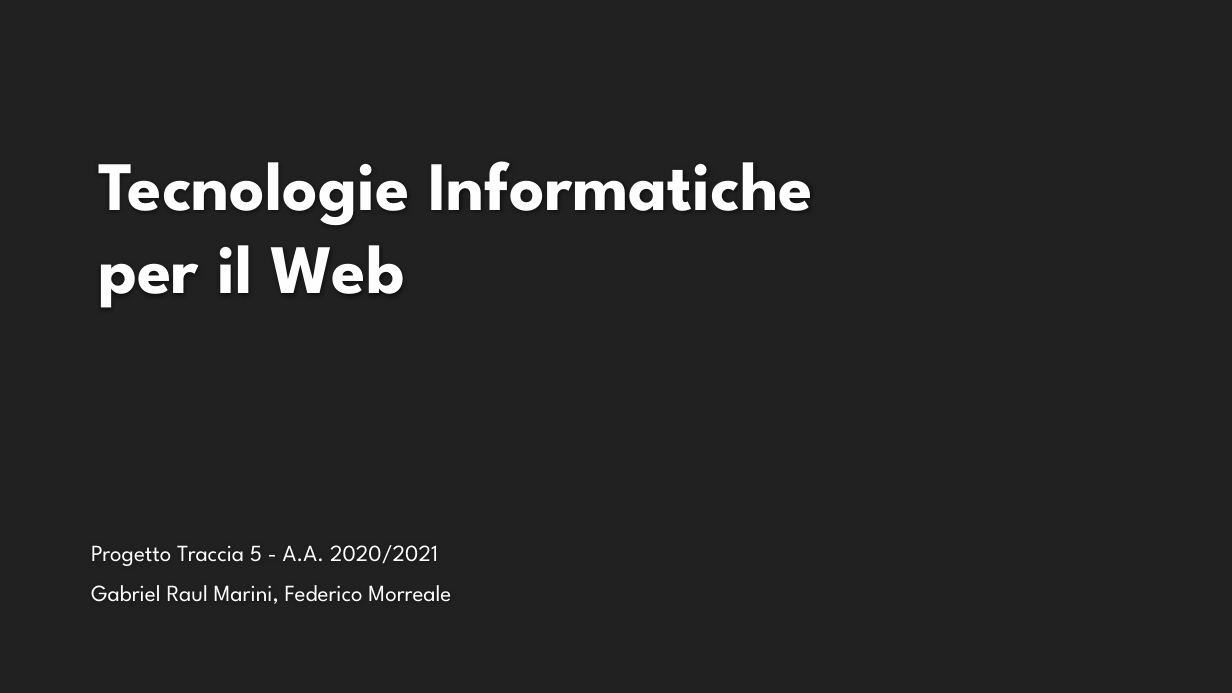
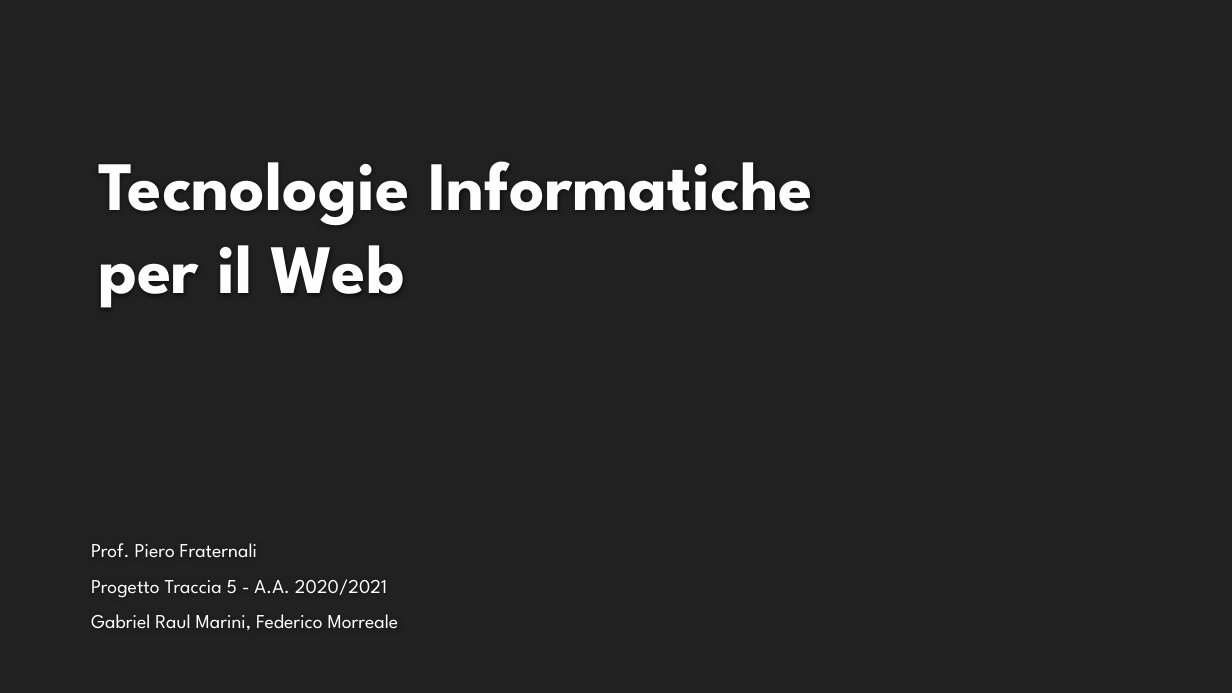
Before and after one commit to fedy97/TIW_RIA-2020-2021, a slide deck: slide 1 of doc/RIA/TIW_PRJ5_2020_2021_v1.pptx. Drawn at 1232x693 pixels with LibreOffice and Linux fonts; fonts in the diff are those of the drawing; background and template pictures are left out. Boxes give left, top, right and bottom in pixels: in the first picture for what was removed or moved away, otherwise in the second. Text is boxed around its words. In the diff, an @@ line names an element or a change of style, - is before the commit and + after.

```diff
--- a/doc/RIA/TIW_PRJ5_2020_2021_v1.pptx
+++ b/doc/RIA/TIW_PRJ5_2020_2021_v1.pptx
@@ subtitle at (91, 543, 257, 557): paragraph added @@
+Prof. Piero Fraternali
@@ subtitle at (91, 579, 399, 630): size 18 to 15.3 pt in "Progetto Traccia 5 - A.A. 2020/2021", "Gabriel Raul Marini, Federico Morreale" @@
```
Also in this commit, not shown: 3 other slides changed, 13 slides added, 1 slide removed, 14 other files.
